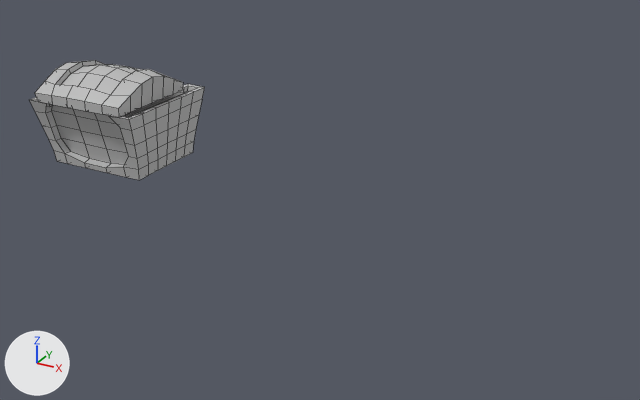
A saved change to the FBX model Home/Assets/Models/MOD_decoTreasure.fbx.
The view is the same before and after, from a 50 mm lens placed at (1.37, -5.41, 2.52), pointed at (-1.55, -0.1, -0.13). The lights are fixed; the arrows at lower left show +X, +Y and +Z. Mesh edges are drawn as thin lines. Where no turn or scale is listed for an object, it has been applied to the vertices.

Script lines for the objects in view, before the commit:
```python
me_mesh = bpy.data.meshes.new('Mesh')
me_mesh.from_pydata(...)  # 232 vertices, 239 faces; spans x -52.1..51.6, y -18.0..38.2, z -50.0..50.0
me_mesh.materials.append(mat_lambert1)  # grey #bcbcbc
me_mesh_001 = bpy.data.meshes.new('Mesh.001')
me_mesh_001.from_pydata(...)  # 78 vertices, 86 faces; spans x -0.453..0.453, y -0.405..0.405, z -0.127..0.127
me_mesh_001.materials.append(mat_lambert1)  # grey #bcbcbc
ob_mod_treasure_001 = bpy.data.objects.new('MOD_Treasure.001', me_mesh)
ob_mod_treasure_001.location = (-3.504, 0.0, 0.0)
ob_mod_treasure_001.rotation_euler = (1.571, 0.0, 0.0)  # degrees (90, 0, 0)
ob_mod_treasure_001.scale = (0.01, 0.01, 0.01)
ob_polysurface14 = bpy.data.objects.new('polySurface14', me_mesh_001)
ob_polysurface14.location = (-3.51, -0.094, 0.512)
```
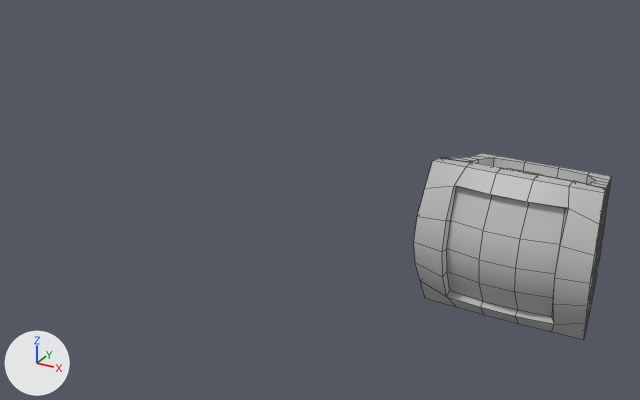
Where the newer file only moved an object's origin or applied its transform, the numbers keep the older frame.

Boxes (x1, y1, x2, y2) around the edits, measured in the pictures (640 x 400 px):
'polySurface14', reshaped (29% wider, 216% taller): before (35, 60, 183, 117); after (414, 158, 605, 340)
'MOD_Treasure.001', moved, turned: before (30, 84, 205, 180); after (442, 153, 611, 326)

The edits, one by one:
me_mesh_001 has 78 vertices, 86 faces and spans x -0.453..0.453, y -0.405..0.405, z -0.127..0.127.
me_mesh_001 is used by ob_polysurface14; location (-3.51, -0.094, 0.512).
me_mesh_001 part 1: the whole mesh is multiplied about its middle by the matrix ((1.236, 0.0, 0.0), (0.0, 0.0, -1.236), (0.0, 1.236, 0.0)), then moved by (3.502, -0.445, -0.512).
Object 'MOD_Treasure.001' (ob_mod_treasure_001) moves from (-3.504, 0.0, 0.0) to (0.0, 0.0, 0.0).
Object 'MOD_Treasure.001' (ob_mod_treasure_001) turns from (90, 0, 0) to (-180, 0, 0) degrees about x, y and z.
